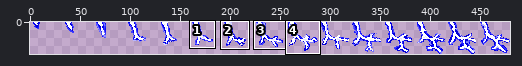
A sprite sheet gets an edit: assets/cards/bolt.png. Above, an overview of the earlier version with the close-up marked.
Close-up. As it was:
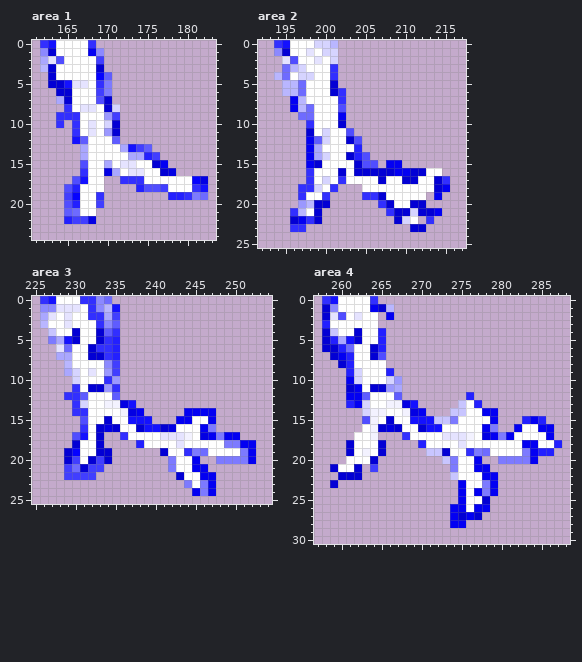
The file is 480x32 pixels. Shown: area 1: x 161..183, y 0..24; area 2: x 192..217, y 0..25; area 3: x 225..254, y 0..25; area 4: x 257..288, y 0..30. The commit also changed other parts of the picture, which this record leaves out.
The result:
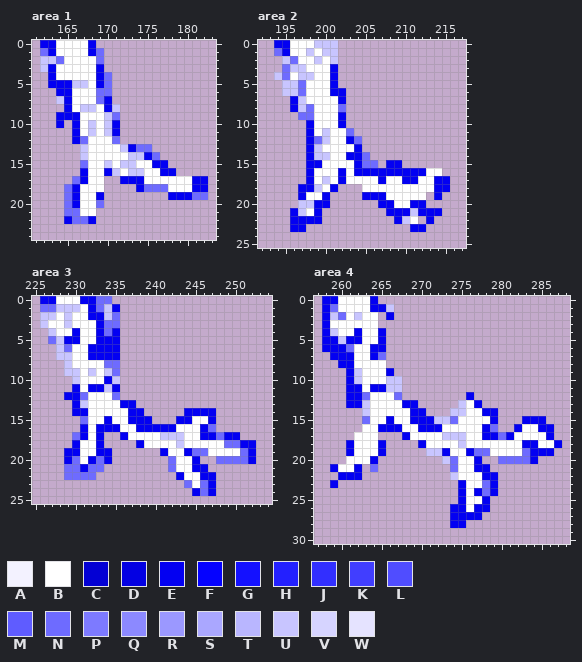
Palette (. is transparent): A #f3f2ff  B #ffffff  C #0300d4  D #0300e3  E #0300f2  F #0502ff  G #1411ff  H #2320ff  J #322fff  K #413eff  L #504dff  M #5f5cff  N #6e6bff  P #7d7aff  Q #8c89ff  R #9b98ff  S #aaa7ff  T #b9b6ff  U #c8c5ff  V #d6d4ff  W #e5e3ff
The edit:
Area 1:
y 0: x 162..163 JG -> EE; x 168 J -> E
y 1: x 162..163 QC -> NE; x 169 Q -> N
y 2: x 162..164 SWL -> UUN; x 169 K -> N
y 3: x 162..163 TC -> UE; x 169 C -> E
y 4: x 163 C -> E; x 169..170 FM -> EN
y 5: x 163..167 CCGWW -> EEEUU; x 169..170 JP -> EN
y 6: x 164..165 CC -> EE; x 169..170 KP -> NN
y 7: x 164..165 SC -> UE; x 169..170 LC -> NE
y 8: x 165 J -> E; x 167..168 WW -> UU; x 170..171 CV -> EU
y 9: x 164..166 JJJ -> EEE; x 170..171 RK -> UN
y 10: x 164 J -> E; x 166 J -> E; x 168 W -> U; x 170..171 VC -> UE
y 11: x 166 J -> E; x 168 W -> U; x 170..171 RC -> UE
y 12: x 166..167 GM -> EN; x 171 M -> N
y 13: x 167 S -> U; x 172..175 SGKM -> UENN
y 14: x 167 S -> U; x 173..176 SSHK -> UUEN
y 15: x 167 L -> N; x 170 S -> U; x 172..173 WW -> UU; x 176 C -> E
y 16: x 167 J -> E; x 170..171 DS -> EU; x 173..174 WW -> UU; x 177..178 CD -> EE
y 17: x 166..167 LG -> NE; x 172..174 JJJ -> EEE; x 181..182 FD -> EE
y 18: x 165..166 LH -> NE; x 174..177 HLLK -> ENNN; x 181..182 JG -> EE
y 19: x 165..166 KF -> NE; x 169 J -> E; x 178..181 HHJP -> EEEN
y 20: x 165..166 LH -> NE; x 169 K -> N
y 21: x 165 M -> N
y 22: x 165..168 HKKD -> ENNE
Area 2:
y 0: x 194..195 JG -> EE; x 199..201 VVT -> UUU
y 1: x 194..195 QC -> NE; x 198 W -> U; x 200..201 VV -> UU
y 2: x 195..196 WL -> UN; x 199 W -> U; x 201 V -> U
y 3: x 196..197 TV -> UU; x 201 J -> E
y 4: x 194 T -> U; x 197..198 VV -> UU; x 201 J -> E
y 5: x 195..196 TT -> UU; x 201 C -> E
y 6: x 195..196 TT -> UU; x 201..202 CJ -> EE
y 7: x 197 T -> U; x 202 J -> E
y 8: x 197 T -> U; x 202 L -> N
y 10: x 198 J -> E; x 202 C -> E
y 11: x 198 C -> E; x 200 V -> U; x 203 L -> N
y 12: x 199..200 MV -> NU; x 203..204 CL -> EN
y 13: x 199 S -> U; x 204 H -> E
y 14: x 199..200 SV -> UU; x 203..205 CHL -> EEN
y 15: x 199 C -> E; x 204..206 CLL -> ENN
y 16: x 198 J -> E; x 202 C -> E; x 204..208 CCCCC -> EEEEE; x 211..212 CC -> EE
y 17: x 198 J -> E; x 200 V -> U; x 202 J -> E; x 207 C -> E; x 210..211 CC -> EE; x 214..215 CJ -> EE
y 18: x 197..199 JJV -> EEU; x 201 J -> E; x 214 C -> E
y 19: x 197 J -> E; x 200 J -> E; x 205..207 JJC -> EEE
y 20: x 197..200 RTCC -> UUEE; x 207..208 JC -> EE; x 211..212 CC -> EE
y 21: x 196..197 JT -> EU; x 199 C -> E; x 208..213 JCCVCC -> EEEUEE
y 22: x 196 C -> E; x 198..199 JC -> EE; x 209..210 CV -> EU; x 213 J -> E
y 23: x 196..197 JJ -> EE; x 211..212 CC -> EE
Area 3:
y 0: x 226..227 JG -> EE; x 231..233 JJQ -> EEN
y 1: x 226..230 QQWWW -> NNUUU; x 232..235 JQTG -> ENUE
y 2: x 226..227 SW -> UU; x 229 W -> U; x 232..235 JJSK -> EEUN
y 3: x 226 T -> U; x 229 W -> U; x 233..235 JQM -> ENN
y 4: x 230 C -> E; x 233..235 CMJ -> ENE
y 5: x 227..230 PSGC -> NUEE; x 233..235 CJH -> EEE
y 6: x 228 W -> U; x 232..235 CJJH -> EEEE
y 7: x 228..229 SS -> UU; x 232..235 CCJH -> EEEE
y 8: x 229 T -> U; x 234..235 QK -> NN
y 9: x 229..230 SV -> UU; x 232 W -> U; x 234..235 RK -> UN
y 10: x 230 V -> U; x 234..235 JR -> EU
y 11: x 230 J -> E; x 232..235 CCRJ -> EEUE
y 12: x 229..231 JJM -> EEN; x 235 M -> N
y 13: x 230..231 JV -> EU; x 234..237 AADG -> BBEE
y 14: x 230..231 JJ -> EE; x 236..237 AD -> BE
y 15: x 231 L -> N; x 234 C -> E; x 237..239 GGG -> EEE
y 16: x 231 J -> E; x 233..235 CDC -> EEE; x 238..242 CGGCD -> EEEEE; x 247 P -> N
y 17: x 230..231 LG -> NE; x 233 C -> E; x 236 J -> E; x 241..244 WWWA -> UUUB; x 246 D -> E; x 248 P -> N
y 18: x 230 C -> E; x 233 C -> E; x 238 H -> E; x 243 W -> U; x 249..250 PP -> NN
y 19: x 229..230 CF -> EE; x 233..234 CC -> EE; x 241 C -> E; x 244..245 JP -> EN; x 251 P -> N
y 20: x 229..230 CK -> EN; x 232..234 CKC -> ENE; x 242 P -> N; x 248..251 PPPP -> NNNN
y 21: x 229 K -> N; x 231..233 CKK -> ENN; x 242 P -> N
y 22: x 229..232 KKKK -> NNNN; x 243 C -> E
y 23: x 244 P -> N; x 246 P -> N
y 24: x 246 P -> N
Area 4:
y 0: x 258..259 JG -> EE; x 264 J -> E
y 1: x 258..259 CQ -> EN; x 265..266 CT -> EU
y 2: x 258..260 CWL -> EUN; x 262 W -> U
y 3: x 258 H -> E
y 4: x 258 C -> E; x 262 C -> E; x 265 H -> E
y 5: x 258..262 CHSGC -> EEUEE; x 265 H -> E
y 6: x 258..260 CCH -> EEE; x 264..265 CH -> EE
y 7: x 259 C -> E; x 261 H -> E; x 264..265 CL -> EN
y 8: x 260..261 CH -> EE
y 9: x 261..262 HV -> EU; x 266 H -> E
y 10: x 262 V -> U; x 266..267 VR -> UU
y 11: x 261 C -> E; x 264..267 CCRS -> EEUU
y 12: x 263 M -> N; x 267 M -> N; x 276 H -> E
y 13: x 261 H -> E; x 263 V -> U; x 266..269 AADG -> BBEE; x 277 H -> E
y 14: x 263..265 VAA -> UBB; x 268..269 AD -> BE
y 15: x 263..264 LA -> NB; x 266 C -> E; x 269..271 GGG -> EEE; x 274 P -> N; x 283 H -> E; x 285 H -> E
y 16: x 264..267 ACDC -> BEEE; x 270..272 CGG -> EEE; x 279 P -> N
y 17: x 264 A -> B; x 268 J -> E; x 273..276 WWWA -> UUUB; x 278 D -> E; x 280 P -> N
y 18: x 261 C -> E; x 265 C -> E; x 270 H -> E; x 275 W -> U; x 287 H -> E
y 19: x 261 C -> E; x 263 A -> B; x 265 C -> E; x 273 C -> E; x 276..277 JP -> EN; x 283 P -> N; x 285..286 HH -> EE
y 20: x 264 C -> E; x 274 P -> N; x 280..283 PPPP -> NNNN
y 21: x 259 C -> E; x 262 C -> E; x 264 K -> N; x 274 P -> N
y 22: x 260..262 CCC -> EEE
y 23: x 259 C -> E; x 278 P -> N
y 24: x 278 P -> N
y 25: x 278 C -> E
y 27: x 275 C -> E; x 277 C -> E
